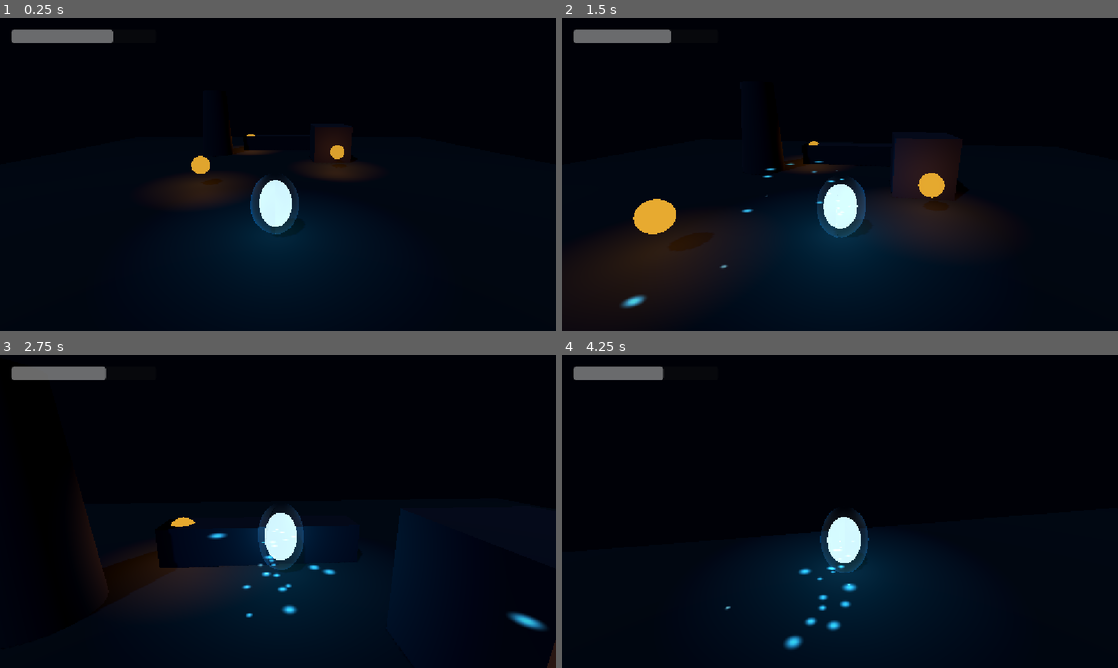
Above: before the commit, frames 1-4 (two rows, left to right).
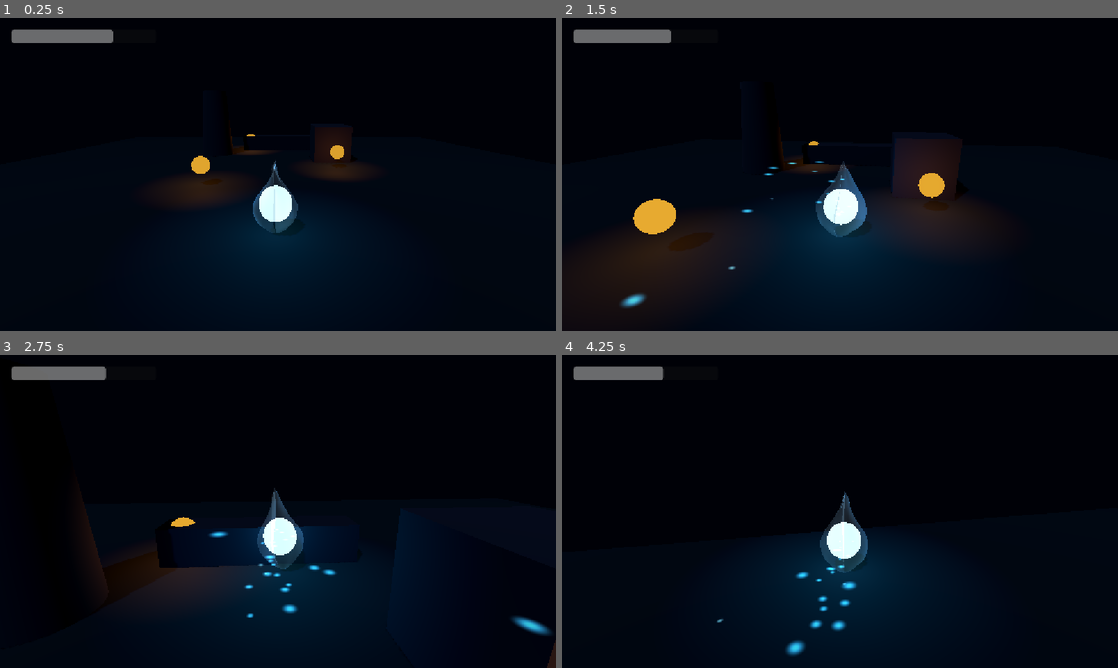
Above: after the commit, the same moments.

Repository: Snow-shino/GMTK2026
Game: Godot game, scene res://main.tscn
The game is run twice, just before and just after one commit, with the same random seed, the same clock (stepped at 60 frames per second) and the same inputs.
Inputs (mouse positions are in pixels of both pictures, inside the frame that each line leads up to):
- Up to frame 1 (0.25 s): no input
- Up to frame 2 (1.5 s): move the mouse to (867, 174) at 0.52 s; hold W (move_forward) from 0.53 s (still down); tap Space (jump) at 0.77 s; move the mouse to (812, 174) at 1.27 s
- Up to frame 3 (2.75 s): keep holding W (move_forward); tap Space (jump) at 1.52 s; move the mouse to (289, 505) at 2.02 s
- Up to frame 4 (4.25 s): keep holding W (move_forward); move the mouse to (834, 517) at 2.77 s; tap Space (jump) at 3.02, 3.77 s; move the mouse to (878, 514) at 3.52 s

The runs differ from the first frame. In frame 1, 0.5% of the frame differs, in the area x 45-54%, y 45-70%; in frame 2, 1.0%; in frame 3, 1.2%; in frame 4, 1.2%, in the area x 27-56%, y 43-97%.

Commit message:
Refine wisp flame shape and turn smoothing

Diff:
--- a/gmtk-26/scenes/player.tscn
+++ b/gmtk-26/scenes/player.tscn
@@ -21,8 +21,8 @@
 
 [sub_resource type="SphereMesh" id="SphereMesh_wisp"]
 material = SubResource("Material_wisp")
-radius = 0.38
-height = 1.12
+radius = 0.39
+height = 0.86
 
 [sub_resource type="ShaderMaterial" id="Material_flame"]
 render_priority = 1
--- a/gmtk-26/scripts/wisp_visual_animation.gd
+++ b/gmtk-26/scripts/wisp_visual_animation.gd
@@ -43,6 +43,9 @@
 var _previous_velocity := Vector3.ZERO
 var _previous_grounded := true
 var _previous_direction := Vector3.ZERO
+var _smoothed_direction := Vector3.ZERO
+var _smoothed_turn := 0.0
+var _smoothed_pitch := 0.0
 var _time := 0.0
 var _phase := 0.0
 var _facing_yaw := 0.0
@@ -88,7 +91,13 @@
 	var horizontal_speed := horizontal_velocity.length()
 	var speed_ratio := clampf(horizontal_speed / maxf(speed_for_full_emission, 0.1), 0.0, 1.0)
 	_visual_intensity = lerpf(_visual_intensity, speed_ratio, _smooth_weight(6.0, delta))
-	var movement_direction := horizontal_velocity.normalized() if horizontal_speed > 0.05 else Vector3.ZERO
+	var raw_direction := horizontal_velocity.normalized() if horizontal_speed > 0.15 else Vector3.ZERO
+	if not raw_direction.is_zero_approx():
+		if _smoothed_direction.is_zero_approx():
+			_smoothed_direction = raw_direction
+		else:
+			_smoothed_direction = _smoothed_direction.slerp(raw_direction, _smooth_weight(9.0, delta)).normalized()
+	var movement_direction := _smoothed_direction if horizontal_speed > 0.15 else Vector3.ZERO
 
 	if _previous_grounded and not grounded and _body.velocity.y > 0.0:
 		_jump_time = 0.0
@@ -114,21 +123,25 @@
 		var movement_right := Vector3(-movement_direction.z, 0.0, movement_direction.x)
 		weave_offset = movement_right * sin(_time * move_bob_speed * 0.85 + _phase) * move_weave_amplitude * speed_ratio
 
-	var turn_amount := 0.0
+	var target_turn := 0.0
 	if not movement_direction.is_zero_approx() and not _previous_direction.is_zero_approx():
-		turn_amount = clampf(
-			_previous_direction.signed_angle_to(movement_direction, Vector3.UP) / maxf(delta * 8.0, 0.001),
+		target_turn = clampf(
+			(_previous_direction.signed_angle_to(movement_direction, Vector3.UP) / maxf(delta, 0.001)) / deg_to_rad(220.0),
 			-1.0,
 			1.0
 		)
-	var turn_lean := deg_to_rad(max_turn_lean_degrees) * turn_amount
+		if absf(target_turn) < 0.025:
+			target_turn = 0.0
+	_smoothed_turn = lerpf(_smoothed_turn, target_turn, _smooth_weight(turn_lean_speed, delta))
+	var turn_lean := deg_to_rad(max_turn_lean_degrees) * _smoothed_turn
 	var turn_curve_offset := Vector3.ZERO
 	if not movement_direction.is_zero_approx():
-		turn_curve_offset = Vector3(-movement_direction.z, 0.0, movement_direction.x) * turn_amount * move_weave_amplitude * 0.65
+		turn_curve_offset = Vector3(-movement_direction.z, 0.0, movement_direction.x) * _smoothed_turn * move_weave_amplitude * 0.65
 
 	var horizontal_acceleration := (horizontal_velocity - Vector3(_previous_velocity.x, 0.0, _previous_velocity.z)) / maxf(delta, 0.001)
 	var forward_acceleration := horizontal_acceleration.dot(movement_direction) if not movement_direction.is_zero_approx() else 0.0
-	var acceleration_pitch := -deg_to_rad(acceleration_pitch_degrees) * clampf(forward_acceleration / 24.0, -1.0, 1.0)
+	var target_pitch := -deg_to_rad(acceleration_pitch_degrees) * clampf(forward_acceleration / 24.0, -1.0, 1.0)
+	_smoothed_pitch = lerpf(_smoothed_pitch, target_pitch, _smooth_weight(8.0, delta))
 
 	if not movement_direction.is_zero_approx():
 		var target_yaw := atan2(-movement_direction.x, -movement_direction.z)
@@ -162,7 +175,7 @@
 	var target_position := base_position
 	target_position += Vector3.UP * (bob + _jump_offset - landing_offset_amount * _landing_strength)
 	target_position += idle_sway + weave_offset + turn_curve_offset
-	var target_rotation := base_rotation + Vector3(acceleration_pitch, _facing_yaw, -turn_lean)
+	var target_rotation := base_rotation + Vector3(_smoothed_pitch, _facing_yaw, -turn_lean)
 	var target_scale := base_scale * procedural_scale
 	var smoothing := _smooth_weight(visual_smoothing, delta)
 	position = position.lerp(target_position, smoothing)
--- a/gmtk-26/shaders/wisp_flame.gdshader
+++ b/gmtk-26/shaders/wisp_flame.gdshader
@@ -5,12 +5,12 @@
 uniform vec4 outer_color : source_color = vec4(0.05, 0.55, 1.0, 1.0);
 uniform float emission_strength : hint_range(0.0, 8.0, 0.05) = 2.4;
 uniform float flame_speed : hint_range(0.0, 5.0, 0.05) = 1.15;
-uniform float distortion_strength : hint_range(0.0, 0.5, 0.005) = 0.11;
+uniform float distortion_strength : hint_range(0.0, 0.5, 0.005) = 0.18;
 uniform float noise_scale : hint_range(0.5, 12.0, 0.1) = 4.2;
 uniform float vertical_stretch : hint_range(0.5, 5.0, 0.05) = 2.2;
-uniform float edge_power : hint_range(0.2, 8.0, 0.05) = 2.1;
-uniform float opacity : hint_range(0.0, 1.0, 0.01) = 0.42;
-uniform float flicker_amount : hint_range(0.0, 1.0, 0.01) = 0.22;
+uniform float edge_power : hint_range(0.2, 8.0, 0.05) = 2.8;
+uniform float opacity : hint_range(0.0, 1.0, 0.01) = 0.52;
+uniform float flicker_amount : hint_range(0.0, 1.0, 0.01) = 0.3;
 
 varying float vertex_noise;
 varying float height_mask;
@@ -42,20 +42,24 @@
 void vertex() {
 	vec2 flame_uv = vec2(UV.x * noise_scale, UV.y * noise_scale / vertical_stretch - TIME * flame_speed);
 	vertex_noise = layered_noise(flame_uv);
-	height_mask = smoothstep(0.02, 0.32, UV.y) * (1.0 - smoothstep(0.78, 1.0, UV.y));
+	float height = clamp(VERTEX.y / 1.45 + 0.5, 0.0, 1.0);
+	height_mask = smoothstep(0.04, 0.3, height) * (1.0 - smoothstep(0.92, 1.0, height));
+	float lower_rounding = mix(0.76, 1.0, smoothstep(0.0, 0.3, height));
+	float upper_taper = 1.0 - smoothstep(0.42, 1.0, height) * 0.9;
+	VERTEX.xz *= max(lower_rounding * upper_taper, 0.08);
+	VERTEX.y += pow(height, 3.0) * 0.32;
 	float flicker = (vertex_noise - 0.5) * distortion_strength * height_mask;
-	VERTEX += NORMAL * flicker;
-	VERTEX.xz *= 1.0 + sin(TIME * flame_speed * 2.1 + UV.y * 9.0) * flicker_amount * 0.025;
+	VERTEX += NORMAL * flicker * 0.55;
+	VERTEX.x += flicker * (0.65 + height) + sin(TIME * flame_speed * 2.1 + height * 11.0) * flicker_amount * height * 0.035;
+	VERTEX.z += cos(TIME * flame_speed * 1.7 + height * 8.0) * flicker_amount * height * 0.022;
 }
 
 void fragment() {
 	float fresnel = pow(1.0 - clamp(dot(normalize(NORMAL), normalize(VIEW)), 0.0, 1.0), edge_power);
 	float animated_noise = smoothstep(0.2, 0.82, vertex_noise + sin(TIME * flame_speed * 1.7) * flicker_amount * 0.08);
-	float bottom_fade = smoothstep(0.03, 0.28, UV.y);
-	float top_fade = 1.0 - smoothstep(0.82, 1.0, UV.y);
-	float flame_mask = bottom_fade * top_fade * mix(0.45, 1.0, animated_noise);
-	vec3 flame_color = mix(inner_color.rgb, outer_color.rgb, clamp(fresnel + animated_noise * 0.25, 0.0, 1.0));
+	float flame_mask = mix(0.52, 1.0, animated_noise) * (0.72 + height_mask * 0.28);
+	vec3 flame_color = mix(inner_color.rgb, outer_color.rgb, clamp(animated_noise * 0.55 + fresnel * 0.22, 0.0, 1.0));
 	ALBEDO = flame_color;
-	EMISSION = flame_color * emission_strength * (0.75 + animated_noise * flicker_amount);
-	ALPHA = opacity * flame_mask * (0.25 + fresnel * 0.75);
+	EMISSION = flame_color * emission_strength * (0.8 + animated_noise * flicker_amount);
+	ALPHA = opacity * flame_mask * (0.32 + animated_noise * 0.5 + fresnel * 0.18);
 }
